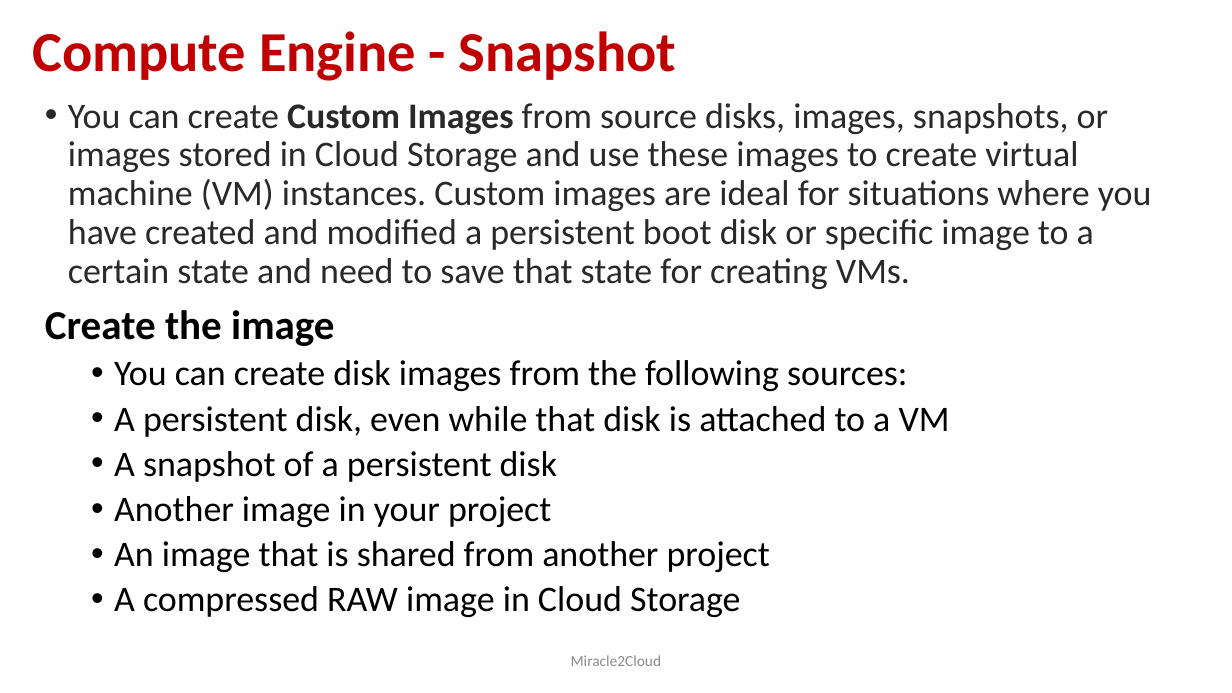
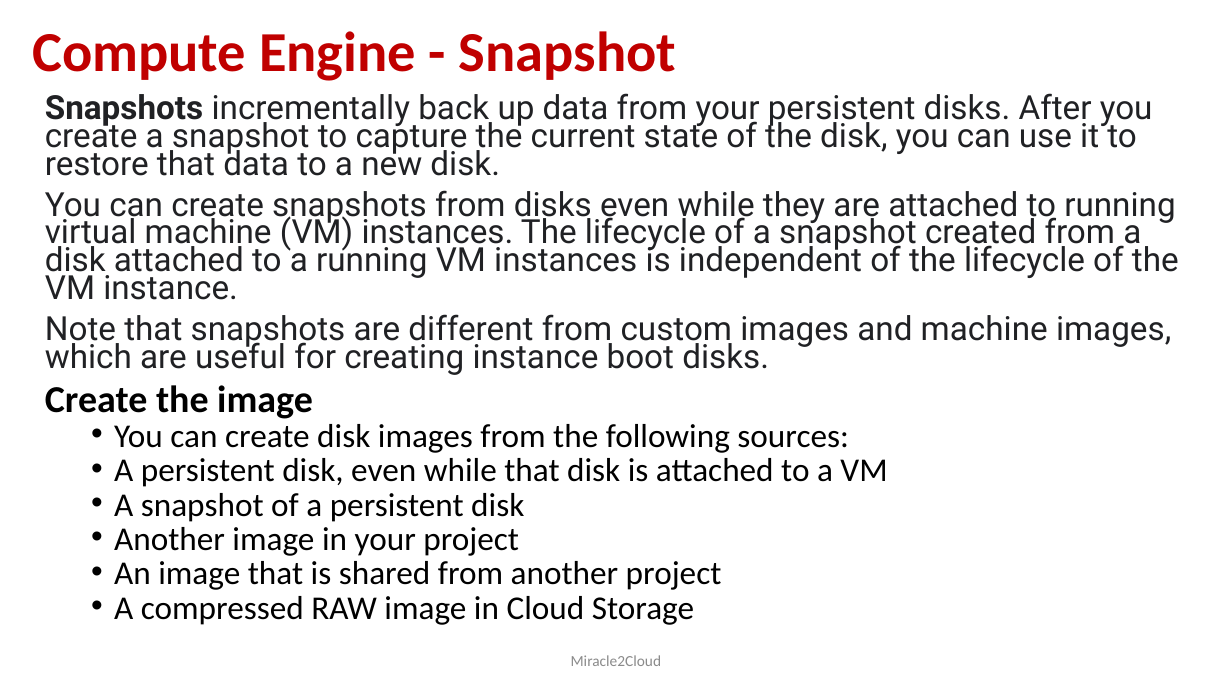
Before and after one commit to miracle2cloud/gcp, a slide deck: slide 40 of Google Cloud Platform.pptx. Drawn at 1232x693 pixels with LibreOffice and Linux fonts; fonts in the diff are those of the drawing. Boxes give left, top, right and bottom in pixels: in the first picture for what was removed or moved away, otherwise in the second. Text is boxed around its words. In the diff, an @@ line names an element or a change of style, - is before the commit and + after.

```diff
--- a/Google Cloud Platform.pptx
+++ b/Google Cloud Platform.pptx
@@ text at box(45, 93, 1179, 375): text changed; size 28 to 25.9 pt; font Calibri to Roboto; text colour #292929 to #202124 @@
-• You can create Custom Images from source disks, images, snapshots, or images stored in Cloud Storage and use these images to create virtual machine (VM) instances. Custom images are ideal for situations where you have created and modified a persistent boot disk or specific image to a certain state and need to save that state for creating VMs.
+Snapshots incrementally back up data from your persistent disks. After you create a snapshot to capture the current state of the disk, you can use it to restore that data to a new disk.
+You can create snapshots from disks even while they are attached to running virtual machine (VM) instances. The lifecycle of a snapshot created from a disk attached to a running VM instances is independent of the lifecycle of the VM instance.
+Note that snapshots are different from custom images and machine images, which are useful for creating instance boot disks.
@@ text at box(45, 385, 887, 625): size 32 to 29.6 pt in "Create the image"; size 28 to 25.9 pt in "You can create disk images from the ...", "A persistent disk, even while that disk ...", "A snapshot of a persistent disk", "Another image in your project" and 2 more places; line spacing 0.9 to 0.7 @@
```
Also in this commit, not shown: 12 slides added.
